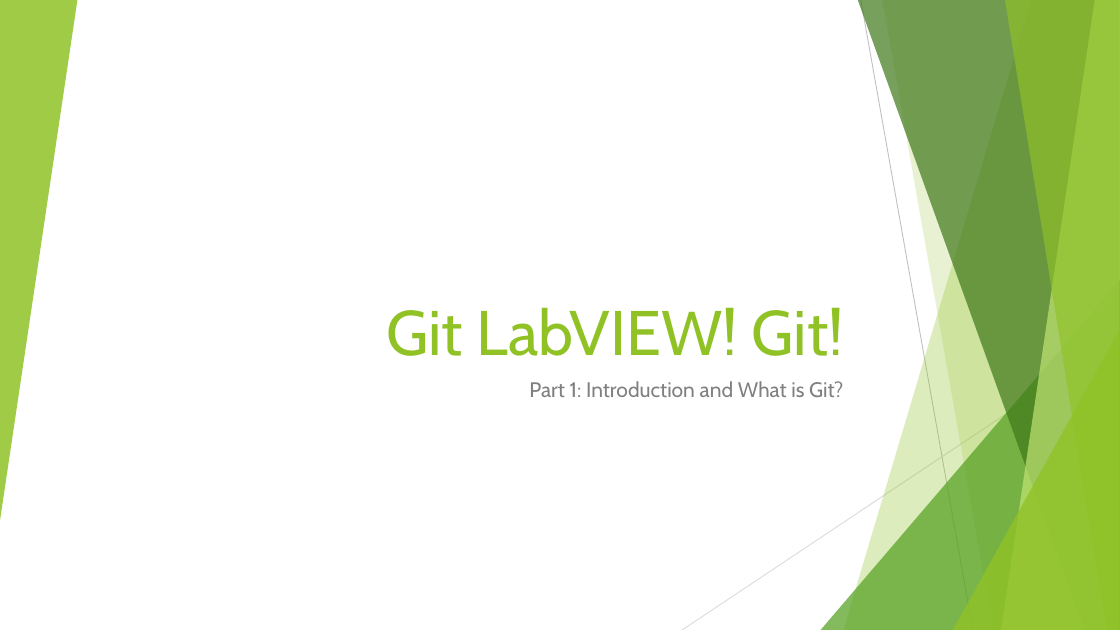
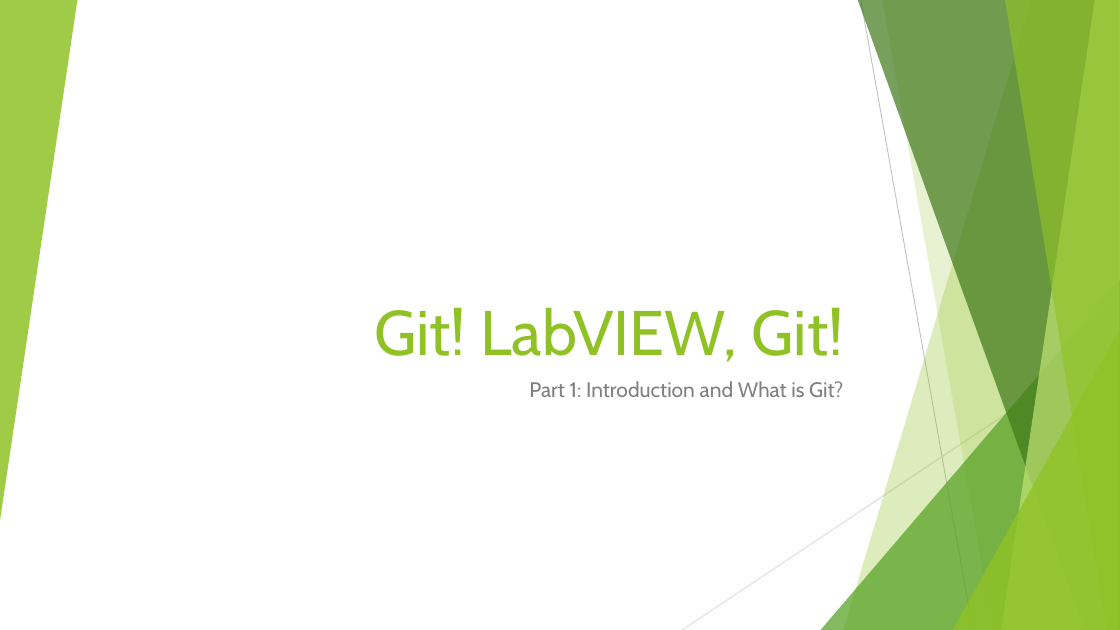
Before and after one commit to sethkaz/git-presentation, a slide deck: slide 1 of Git and LV.pptx. Drawn at 1120x630 pixels with LibreOffice and Linux fonts; fonts in the diff are those of the drawing. Boxes give left, top, right and bottom in pixels: in the first picture for what was removed or moved away, otherwise in the second. Text is boxed around its words. In the diff, an @@ line names an element or a change of style, - is before the commit and + after.

```diff
--- a/Git and LV.pptx
+++ b/Git and LV.pptx
@@ title at box(374, 307, 844, 362): text changed @@
-Git LabVIEW! Git!
+Git! LabVIEW, Git!
```
Also in this commit, not shown: 1 other slide changed, 11 slides added, 1 slide removed.
